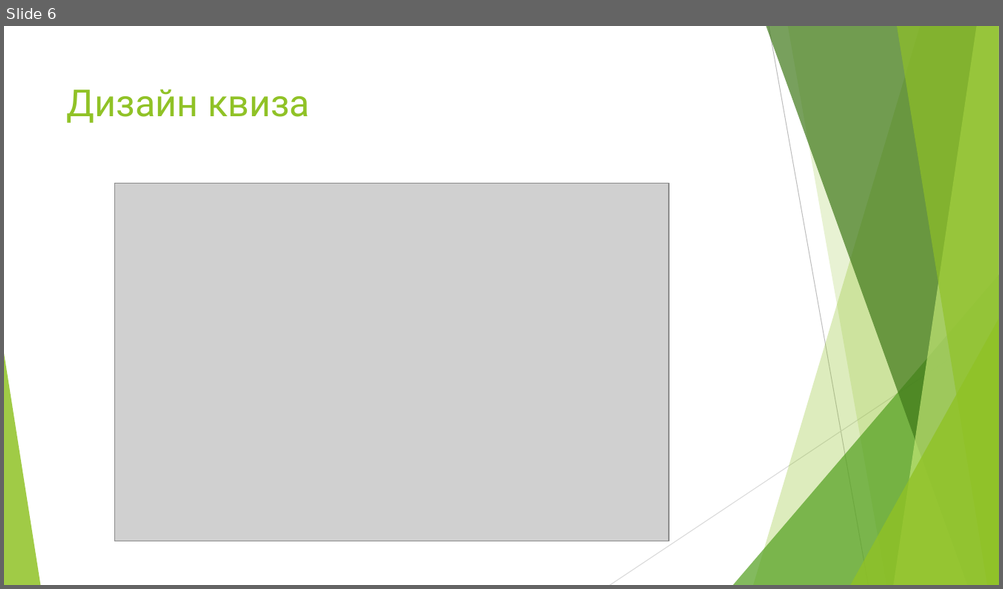
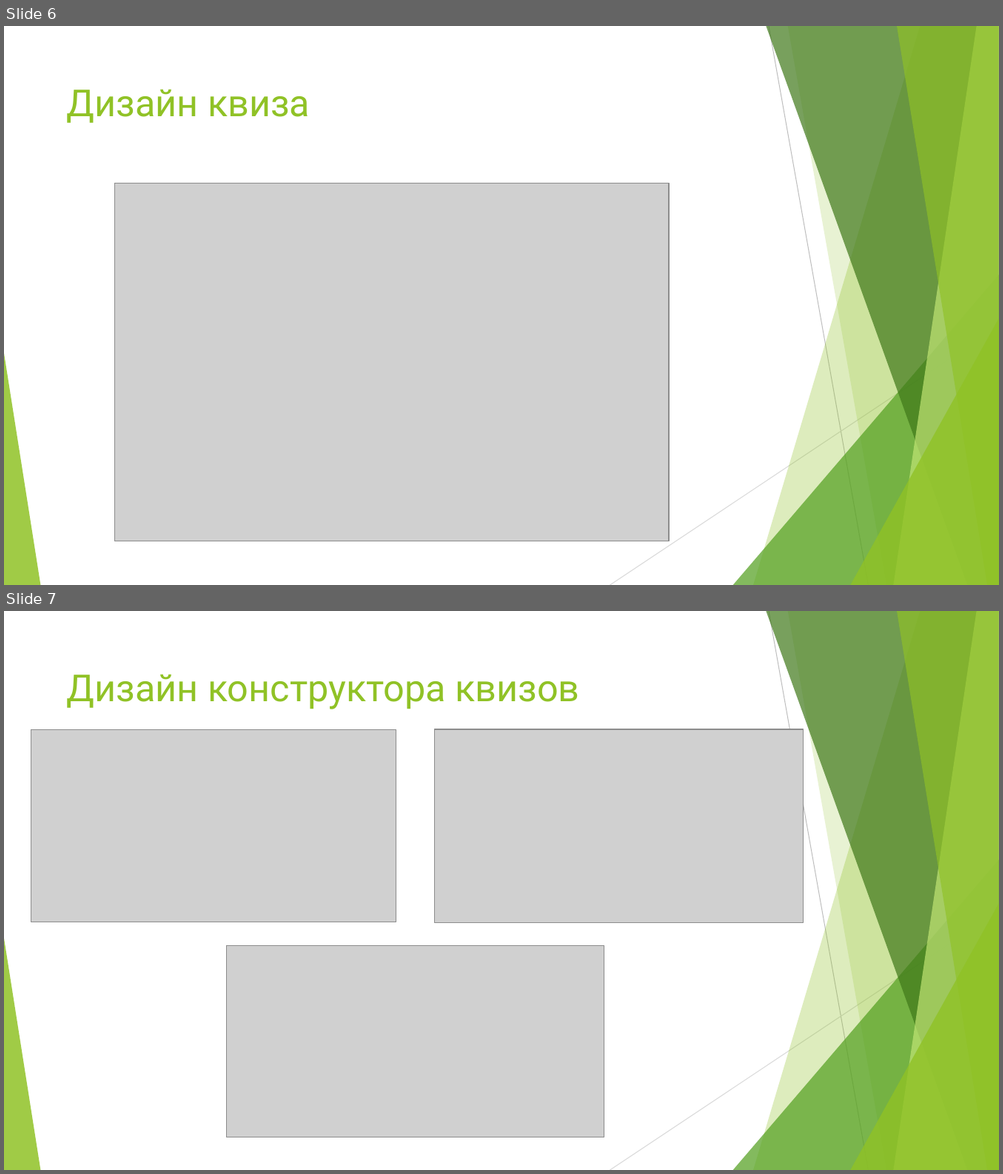
Before and after one commit to Me11ad/biblos.inc-project, a slide deck: Реквизит/Презентация.pptx. Shown one above the other, each under a label of ours: slide 6 before the commit, slides 6 and 7 after it. The pictures are 1003x589 and 1003x1174 pixels, drawn with LibreOffice and Linux fonts; fonts in the diff are those of the drawing; grey boxes stand for pictures. Boxes give left, top, right and bottom in pixels: in the first picture for what was removed or moved away, otherwise in the second. Text is boxed around its words. In the diff, an @@ line names an element or a change of style, - is before the commit and + after.

```diff
--- a/Реквизит/Презентация.pptx
+++ b/Реквизит/Презентация.pptx
@@ slide 7 added at <box>4,611,999,1170</box>, background #FFFFFF; not listed: 10 template elements that a slide beside it also shows @@
@@ title added at <box>67,674,579,709</box>, 36 pt, text #90C226 @@
+Дизайн конструктора квизов
@@ picture added at <box>31,730,395,922</box> @@
@@ picture added at <box>435,729,803,923</box> @@
@@ picture added at <box>227,945,605,1137</box> @@
```
Also in this commit, not shown: 4 slides changed, 4 other slides added, 2 slides removed.
